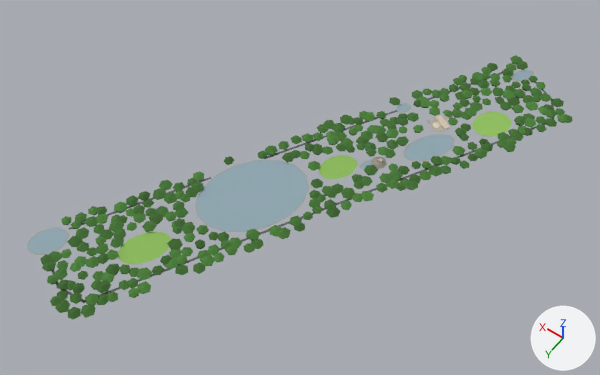
Two versions of the glTF model public/landmarks/central-park/lod0.glb, one commit apart.
Both versions are drawn from a camera (50 mm lens) standing at (-2063.0, 3190.0, 4756.0) and looking at (108.0, 150.0, -22.0). Every picture has the same lights, and +X, +Y and +Z are marked at lower right. The older version comes first. Where no turn or scale is listed for an object, it has been applied to the vertices. Vertices at exactly the same position are counted once.

Before the edit, the objects in view are built like this:
```python
me_central_park_lod0 = bpy.data.meshes.new('central-park-lod0')
me_central_park_lod0.from_pydata(...)  # 4986 vertices, 6748 faces; spans x -1288.0..1288.0, y -1937.0..1937.0, z -24.0..24.0
me_central_park_lod0.materials.append(mat_model)
ob_central_park_lod0 = bpy.data.objects.new('central-park-lod0', me_central_park_lod0)
ob_central_park_lod0.location = (45.0, -15.0, 54.0)
```
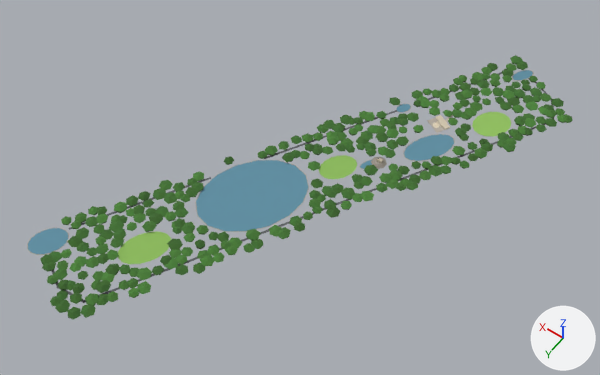
Boxes (x1, y1, x2, y2) around the edits, measured in the pictures (600 x 375 px):
part 1 of me_central_park_lod0, recoloured: (28, 70, 533, 254) in both

What the commit changed:
me_central_park_lod0 has 4986 vertices, 6748 faces and spans x -1288.0..1288.0, y -1937.0..1937.0, z -24.0..24.0.
me_central_park_lod0 is used by ob_central_park_lod0; location (45.0, -15.0, 54.0).
me_central_park_lod0 part 1: 112 faces centred in x -799.0..1241.0, y -1816.0..1707.0, z -24.0..-22.0 are repainted in the vertex colours; the middle colour goes from greyish blue #91a8b2 to cyan #5f8fa3.
